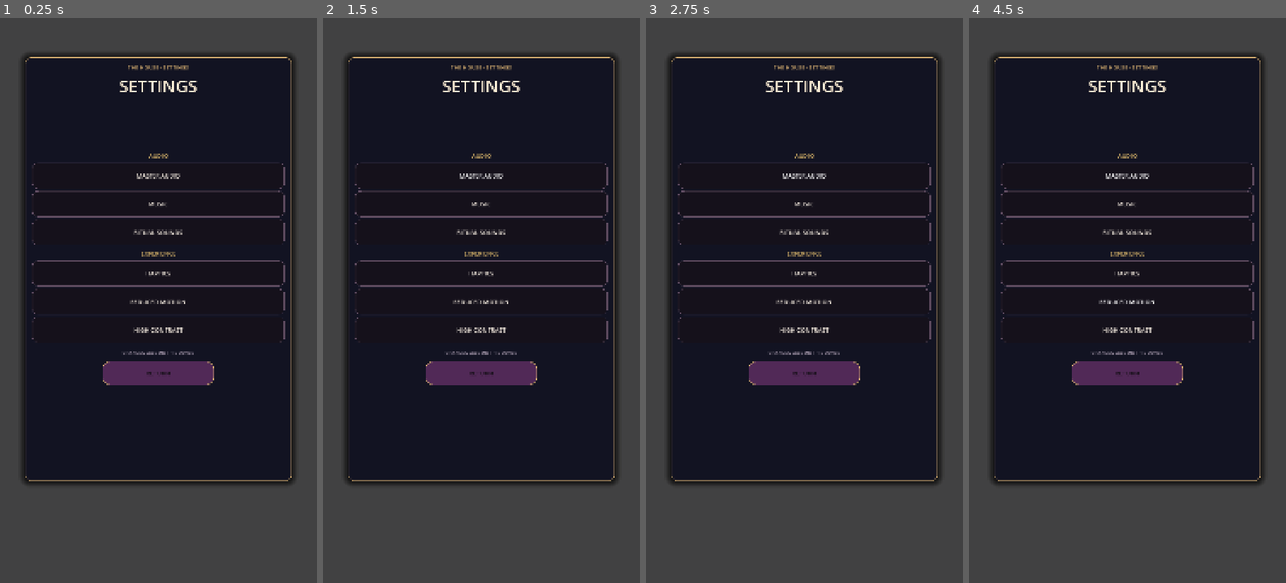
Above: before the commit, frames 1-4 (left to right).
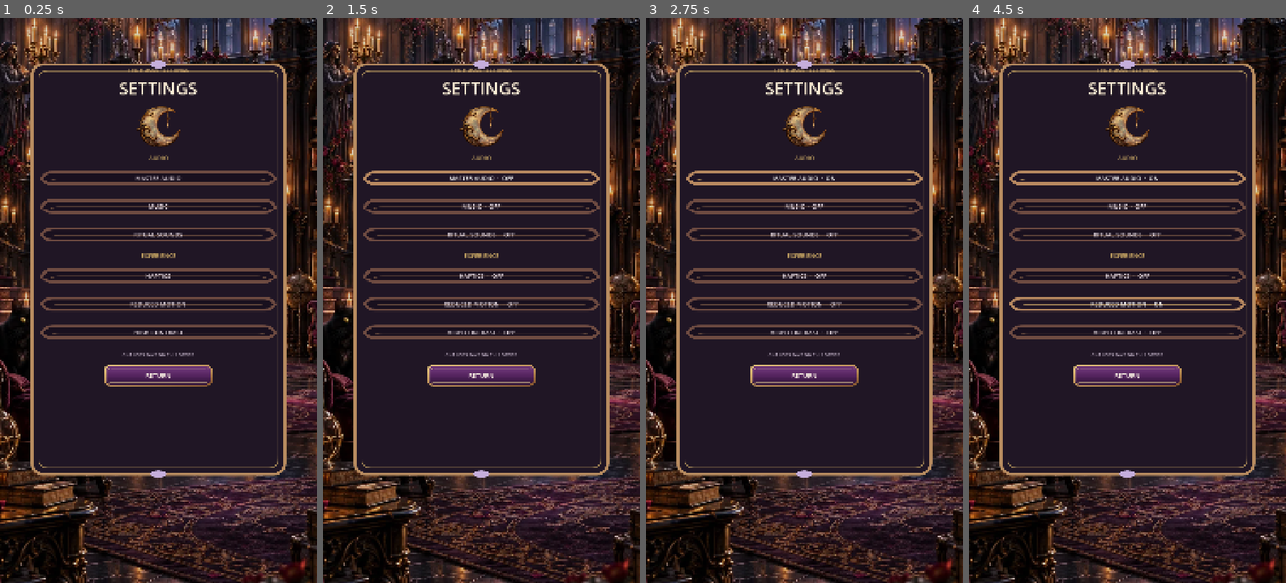
Above: after the commit, the same moments.

Repository: Jay-prodesign/akilta-match3
Game: Godot game, scene res://src/ui/settings/settings_panel.tscn
Two runs of this game, one before a commit and one after it. Both use one fixed random seed, a clock stepped at 60 frames per second and the inputs below. This scene is started directly instead of the project's main scene.
Inputs:
- Up to frame 1 (0.25 s): no input
- Up to frame 2 (1.5 s): click "MASTER AUDIO" at 0.5 s; click "MASTER AUDIO" (after the commit: "MASTER AUDIO · ON") at 1.25 s
- Up to frame 3 (2.75 s): click "MASTER AUDIO" (after the commit: "MASTER AUDIO · OFF") at 2 s
- Up to frame 4 (4.5 s): click "HAPTICS" (after the commit: "HAPTICS · OFF") at 2.75 s; click "HAPTICS" (after the commit: "HAPTICS · ON") at 3.5 s; click "REDUCED MOTION" (after the commit: "REDUCED MOTION · OFF") at 4.25 s

The runs differ from the first frame. In frame 1, 48% of the frame differs, in the area x 0-100%, y 0-100%; in frame 2, 48%; in frame 3, 48%; in frame 4, 48%.
Error before the commit: Trying to assign value of type 'Button' to a variable of type 'CheckButton'. (res://src/ui/settings/settings_panel.gd:25)

Commit message:
Bind Settings ritual-list truth and tactile destination motion

Diff:
--- a/src/ui/settings/settings_panel.gd
+++ b/src/ui/settings/settings_panel.gd
@@ -22,12 +22,12 @@
 @export var close_high_style: StyleBoxFlat
 
 
-@onready var master_toggle: CheckButton = $Card/Content/AudioRow/Master
-@onready var music_toggle: CheckButton = $Card/Content/AudioRow/Music
-@onready var sfx_toggle: CheckButton = $Card/Content/AudioRow/SFX
-@onready var haptics_toggle: CheckButton = $Card/Content/ExperienceRow/Haptics
-@onready var reduced_toggle: CheckButton = $Card/Content/ExperienceRow/Reduced
-@onready var contrast_toggle: CheckButton = $Card/Content/ExperienceRow/Contrast
+@onready var master_toggle: Button = $Card/Content/AudioRow/Master
+@onready var music_toggle: Button = $Card/Content/AudioRow/Music
+@onready var sfx_toggle: Button = $Card/Content/AudioRow/SFX
+@onready var haptics_toggle: Button = $Card/Content/ExperienceRow/Haptics
+@onready var reduced_toggle: Button = $Card/Content/ExperienceRow/Reduced
+@onready var contrast_toggle: Button = $Card/Content/ExperienceRow/Contrast
 @onready var close_button: Button = $Card/Content/Close
 @onready var saved_note: Label = $Card/Content/SavedNote
 @onready var house_sigil: TextureRect = $Card/Content/HouseSigil
@@ -36,11 +36,14 @@
 var settings
 var _binding_controls := false
 var _high_contrast := false
+var _entrance_tween: Tween
 
 func _ready() -> void:
 	world_art.texture = ScreenArt.texture("settings_bg_curio_house")
 	house_sigil.texture = PieceAssetLoader.ornament("res://assets/pieces/moon_sigil.webp")
 	_style_settings_overlay()
+	_wire_tactile_controls()
+	_play_entrance()
 	close_button.pressed.connect(_on_close_pressed)
 	master_toggle.toggled.connect(func(on): _on_toggle("master_muted", not on))
 	music_toggle.toggled.connect(func(on): _on_toggle("music_muted", not on))
@@ -116,12 +119,12 @@
 func _refresh_toggle_copy() -> void:
 	if not is_node_ready():
 		return
-	master_toggle.text = "Master audio · %s" % ("ON" if master_toggle.button_pressed else "OFF")
-	music_toggle.text = "Music · %s" % ("ON" if music_toggle.button_pressed else "OFF")
-	sfx_toggle.text = "Ritual sounds · %s" % ("ON" if sfx_toggle.button_pressed else "OFF")
-	haptics_toggle.text = "Haptics · %s" % ("ON" if haptics_toggle.button_pressed else "OFF")
-	reduced_toggle.text = "Reduced motion · %s" % ("ON" if reduced_toggle.button_pressed else "OFF")
-	contrast_toggle.text = "High contrast · %s" % ("ON" if contrast_toggle.button_pressed else "OFF")
+	master_toggle.text = "MASTER AUDIO  ·  %s" % ("ON" if master_toggle.button_pressed else "OFF")
+	music_toggle.text = "MUSIC  ·  %s" % ("ON" if music_toggle.button_pressed else "OFF")
+	sfx_toggle.text = "RITUAL SOUNDS  ·  %s" % ("ON" if sfx_toggle.button_pressed else "OFF")
+	haptics_toggle.text = "HAPTICS  ·  %s" % ("ON" if haptics_toggle.button_pressed else "OFF")
+	reduced_toggle.text = "REDUCED MOTION  ·  %s" % ("ON" if reduced_toggle.button_pressed else "OFF")
+	contrast_toggle.text = "HIGH CONTRAST  ·  %s" % ("ON" if contrast_toggle.button_pressed else "OFF")
 
 func _style_settings_overlay() -> void:
 	var card := get_node_or_null("Card") as PanelContainer
@@ -130,7 +133,8 @@
 			card.add_theme_stylebox_override("panel", card_high_style)
 			card.set_meta("production_chrome_kind", "settings_high_contrast")
 		else:
-			ProductionChrome.apply_secondary(card, "settings")
+			ProductionChrome.apply_primary(card)
+		card.set_meta("production_chrome_kind", "settings_ritual_card")
 	for toggle in [master_toggle, music_toggle, sfx_toggle, haptics_toggle, reduced_toggle, contrast_toggle]:
 		_style_toggle(toggle)
 	if _high_contrast:
@@ -145,7 +149,7 @@
 	close_button.add_theme_color_override("font_hover_color", Color("#FFFFFF"))
 	close_button.add_theme_font_size_override("font_size", 22)
 
-func _style_toggle(toggle: CheckButton) -> void:
+func _style_toggle(toggle: Button) -> void:
 	if toggle == null:
 		return
 	if _high_contrast:
@@ -160,15 +164,47 @@
 	toggle.add_theme_color_override("font_hover_color", Color("#FFFFFF"))
 	toggle.add_theme_font_size_override("font_size", 21)
 
+func _wire_tactile_controls() -> void:
+	for control in [master_toggle, music_toggle, sfx_toggle, haptics_toggle, reduced_toggle, contrast_toggle, close_button]:
+		if control == null:
+			continue
+		control.pivot_offset = control.size * 0.5
+		control.button_down.connect(func(): _animate_control_scale(control, Vector2(0.975, 0.975), 0.06))
+		control.button_up.connect(func(): _animate_control_scale(control, Vector2.ONE, 0.10))
+
+func _animate_control_scale(control: Control, target: Vector2, duration: float) -> void:
+	if control == null:
+		return
+	if _high_contrast:
+		control.scale = target
+		return
+	var tween := create_tween()
+	tween.set_trans(Tween.TRANS_QUAD).set_ease(Tween.EASE_OUT)
+	tween.tween_property(control, "scale", target, duration)
+
+func _play_entrance() -> void:
+	var card := $Card as PanelContainer
+	if card == null:
+		return
+	card.pivot_offset = card.size * 0.5
+	card.scale = Vector2(0.97, 0.97)
+	card.modulate = Color(1, 1, 1, 0)
+	if _entrance_tween != null and _entrance_tween.is_valid():
+		_entrance_tween.kill()
+	_entrance_tween = create_tween()
+	_entrance_tween.set_parallel(true)
+	_entrance_tween.tween_property(card, "scale", Vector2.ONE, 0.22).set_trans(Tween.TRANS_BACK).set_ease(Tween.EASE_OUT)
+	_entrance_tween.tween_property(card, "modulate", Color.WHITE, 0.16).set_trans(Tween.TRANS_QUAD).set_ease(Tween.EASE_OUT)
+
 func settings_authored_contract() -> Dictionary:
 	var card := $Card as PanelContainer
-	var audio_row := $Card/Content/AudioRow as HBoxContainer
-	var experience_row := $Card/Content/ExperienceRow as HBoxContainer
-	var compact_surface := card.anchor_left >= 0.075 and card.anchor_right <= 0.925 and (card.anchor_bottom - card.anchor_top) <= 0.41
-	var grid_layout := audio_row.get_child_count() == 3 and experience_row.get_child_count() == 3 and [master_toggle, music_toggle, sfx_toggle, haptics_toggle, reduced_toggle, contrast_toggle].all(
-		func(control): return control.size_flags_horizontal == Control.SIZE_EXPAND_FILL
+	var audio_row := $Card/Content/AudioRow as VBoxContainer
+	var experience_row := $Card/Content/ExperienceRow as VBoxContainer
+	var destination_surface := card.anchor_left >= 0.075 and card.anchor_right <= 0.925 and (card.anchor_bottom - card.anchor_top) >= 0.70 and (card.anchor_bottom - card.anchor_top) <= 0.77
+	var ritual_list := audio_row.get_child_count() == 3 and experience_row.get_child_count() == 3 and [master_toggle, music_toggle, sfx_toggle, haptics_toggle, reduced_toggle, contrast_toggle].all(
+		func(control): return control.size_flags_horizontal == Control.SIZE_EXPAND_FILL and control.toggle_mode and control.custom_minimum_size.y >= 88.0
 	)
-	var sigil_stage := house_sigil != null and house_sigil.texture != null and house_sigil.custom_minimum_size.y >= 120.0
+	var sigil_stage := house_sigil != null and house_sigil.texture != null and house_sigil.custom_minimum_size.y >= 150.0
 	var world_visible := ($WorldShade as ColorRect).color.a <= 0.20 and ($Dim as ColorRect).color.a <= 0.12
 	var title_hierarchy := ($Card/Content/Title as Label).get_theme_font_size("font_size") >= 50
 	var touch_targets := [master_toggle, music_toggle, sfx_toggle, haptics_toggle, reduced_toggle, contrast_toggle, close_button].all(func(control): return control.custom_minimum_size.y >= 88.0)
@@ -183,12 +219,12 @@
 		"north_star_toggle_height": touch_targets,
 		"intro_subordinate": ($Card/Content/Intro as Label) != null and not ($Card/Content/Intro as Label).visible,
 		"runtime_style_factory": false,
-		"production_card_chrome": card.get_theme_stylebox("panel") is StyleBoxTexture and String(card.get_meta("production_chrome_kind", "")) == "secondary_settings",
+		"production_card_chrome": card.get_theme_stylebox("panel") is StyleBoxTexture and String(card.get_meta("production_chrome_kind", "")) == "settings_ritual_card",
 		"production_toggle_chrome": [master_toggle, music_toggle, sfx_toggle, haptics_toggle, reduced_toggle, contrast_toggle].all(func(control): return control.get_theme_stylebox("normal") is StyleBoxTexture and String(control.get_meta("production_chrome_kind", "")) == "interactive_settings_toggle"),
 		"production_return_chrome": close_button.get_theme_stylebox("normal") is StyleBoxTexture and String(close_button.get_meta("production_chrome_kind", "")) == "action_primary_settings_return",
-		"settings_grid_layout": grid_layout,
+		"settings_ritual_list": ritual_list,
 		"house_sigil_hero_scale": sigil_stage,
 		"world_art_not_overdimmed": world_visible,
-		"compact_control_surface": compact_surface,
-		"visual_parity_gate_v2": title_hierarchy and touch_targets and grid_layout and sigil_stage and world_visible and compact_surface,
+		"tall_destination_surface": destination_surface,
+		"visual_parity_gate_v3": title_hierarchy and touch_targets and ritual_list and sigil_stage and world_visible and destination_surface,
 	}
